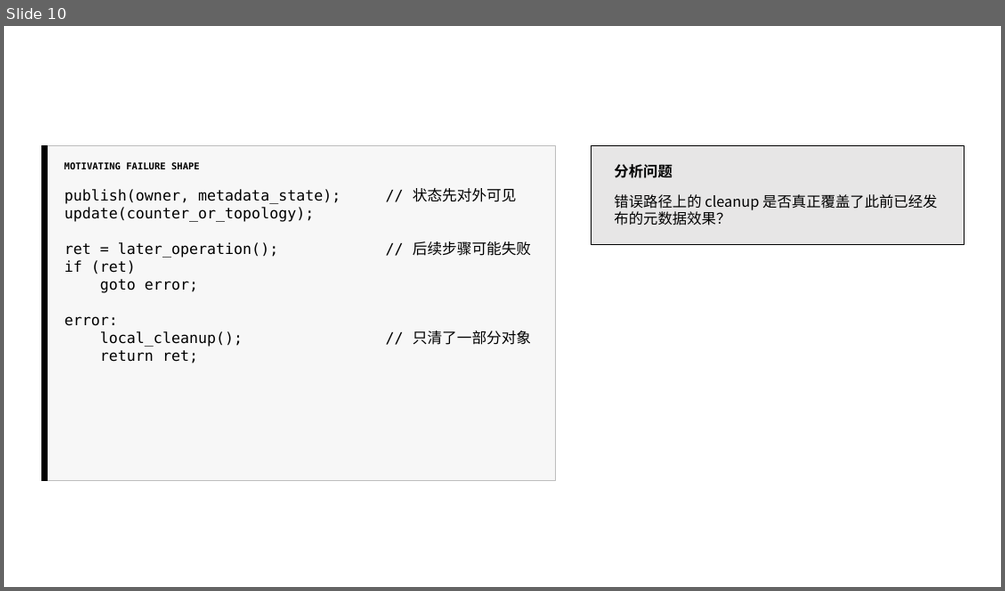
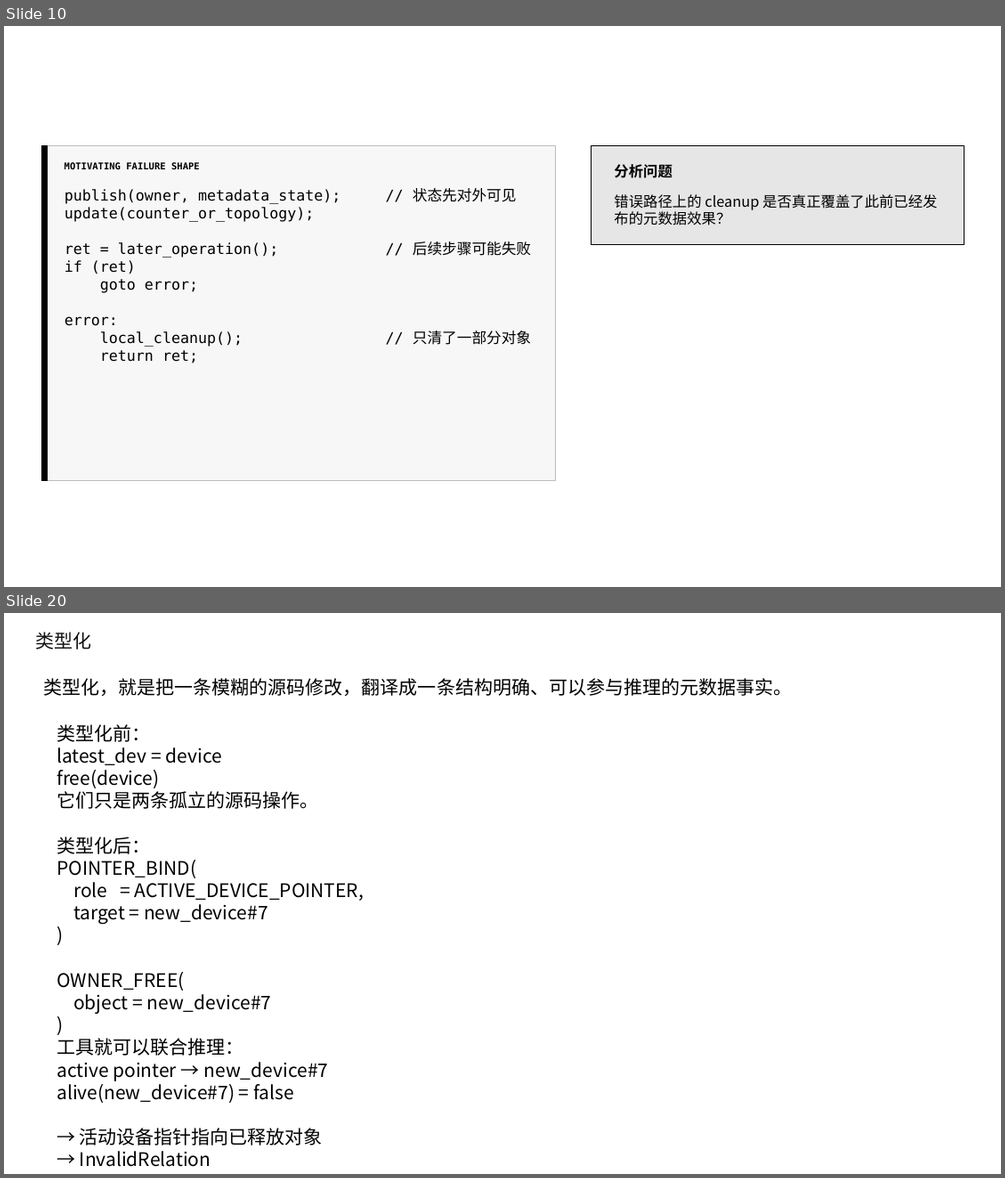
Before and after one commit to yghikun/SE_EOD, a slide deck: 元数据错误路径.pptx. Shown one above the other, each under a label of ours: slide 10 before the commit, slides 10 and 20 after it; the slides between them are not shown. The pictures are 1005x591 and 1005x1178 pixels, drawn with LibreOffice and Linux fonts; fonts in the diff are those of the drawing. Boxes give left, top, right and bottom in pixels: in the first picture for what was removed or moved away, otherwise in the second. Text is boxed around its words. In the diff, an @@ line names an element or a change of style, - is before the commit and + after.

Commit message:
修改想法

```diff
--- a/元数据错误路径.pptx
+++ b/元数据错误路径.pptx
@@ slide 20 added at (x1=4, y1=613, x2=1001, y2=1174), background #FFFFFF @@
@@ text added at (x1=35, y1=632, x2=91, y2=649), 18 pt, text #111111 @@
+类型化
@@ text added at (x1=44, y1=678, x2=792, y2=696), 18 pt, text #000000 @@
+类型化，就是把一条模糊的源码修改，翻译成一条结构明确、可以参与推理的元数据事实。
@@ text added at (x1=57, y1=724, x2=364, y2=1167), 18 pt, text #000000 @@
+类型化前：
+latest_dev = device
+free(device)
+它们只是两条孤立的源码操作。
+类型化后：
+POINTER_BIND(
+role = ACTIVE_DEVICE_POINTER,
+target = new_device#7
+)
+OWNER_FREE(
+object = new_device#7
+)
+工具就可以联合推理：
+active pointer → new_device#7
+alive(new_device#7) = false
+→ 活动设备指针指向已释放对象
+→ InvalidRelation
```
Also in this commit, not shown: 1 slide changed, 17 other slides added, 14 other files.
